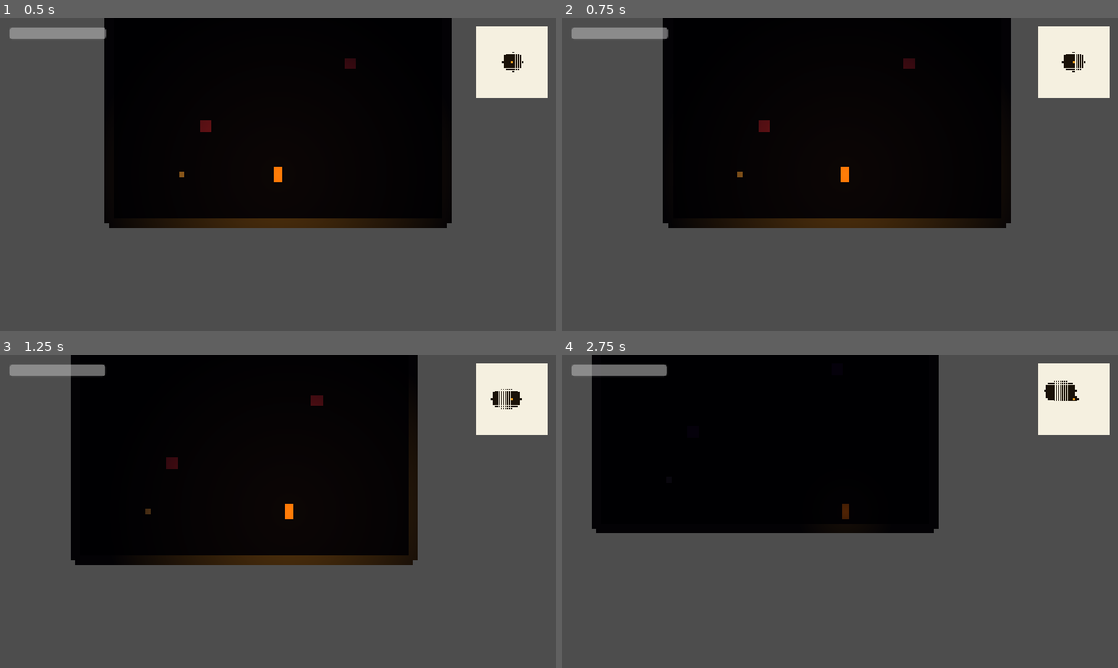
Above: before the commit, frames 1-4 (two rows, left to right).
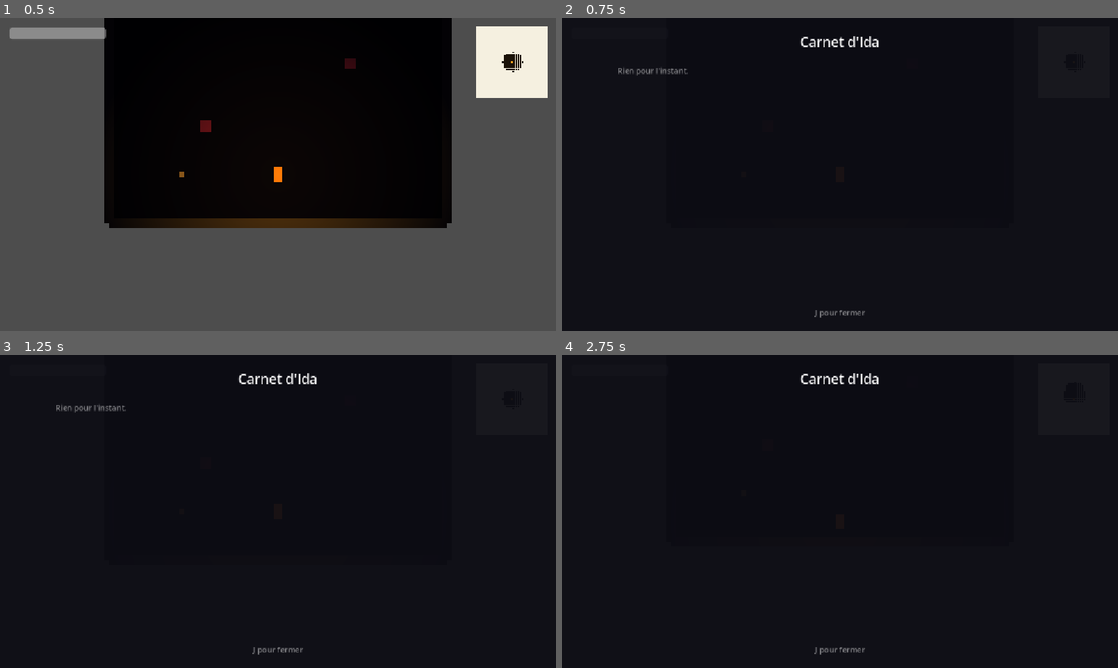
Above: after the commit, the same moments.

Repository: LancelotThore/merante
Game: Godot game, scene res://scenes/zones/port_exterieur.tscn
Same seed, same stepped clock (60 frames per second), same inputs: the game is played once before the commit and once after it.
Inputs:
- Up to frame 1 (0.5 s): no input
- Up to frame 2 (0.75 s): tap Enter (ui_accept) at 0.5 s; hold Right (ui_right) from 0.53 s (still down); hold J (open_notebook) from 0.53 s (still down)
- Up to frame 3 (1.25 s): keep holding Right (ui_right); keep holding J (open_notebook); tap Enter (ui_accept) at 0.77 s
- Up to frame 4 (2.75 s): release Right (ui_right) at 1.28 s; release J (open_notebook) at 1.28 s; hold Down (ui_down) 1.28-2.03 s; tap F (lamp_toggle) at 1.35 s; tap Enter (ui_accept) at 1.52 s; tap J (open_notebook) at 1.55 s; hold Right (ui_right) from 2.03 s (still down); hold J (open_notebook) from 2.03 s (still down)

Frame 1 is identical in both runs. In frame 2, 59% of the frame differs, in the area x 0-100%, y 0-100%; in frame 3, 60%; in frame 4, 65%.

Commit message:
Ajout du carnet d'Ida
Autoload Carnet (overlay + pause du jeu à l'ouverture, plutôt que le
changement de scène du handoff qui contredisait sa propre description).
Touche J gérée directement par l'autoload pour fonctionner même en pause.

Diff:
--- /dev/null
+++ b/autoloads/carnet.gd
@@ -0,0 +1,37 @@
+extends CanvasLayer
+
+@onready var fragment_list: VBoxContainer = $ScrollContainer/FragmentList
+
+func _ready() -> void:
+	process_mode = Node.PROCESS_MODE_ALWAYS
+	visible = false
+
+func toggle() -> void:
+	visible = not visible
+	get_tree().paused = visible
+	if visible:
+		_refresh()
+
+func _refresh() -> void:
+	for child in fragment_list.get_children():
+		child.queue_free()
+
+	for id in Narrative.fragments:
+		var frag: Dictionary = Narrative.fragments[id]
+		if not frag["found"]:
+			continue
+		var label := Label.new()
+		label.autowrap_mode = TextServer.AUTOWRAP_WORD
+		label.text = "%s\n« %s »" % [frag["text"], frag["ida_comment"]]
+		fragment_list.add_child(label)
+
+	if fragment_list.get_child_count() == 0:
+		var empty_label := Label.new()
+		empty_label.text = "Rien pour l'instant."
+		empty_label.modulate = Color(1, 1, 1, 0.5)
+		fragment_list.add_child(empty_label)
+
+func _unhandled_input(event: InputEvent) -> void:
+	if event.is_action_pressed("open_notebook"):
+		toggle()
+		get_viewport().set_input_as_handled()
--- /dev/null
+++ b/autoloads/carnet.tscn
@@ -0,0 +1,43 @@
+[gd_scene format=3 uid="uid://ccarnet0001"]
+
+[ext_resource type="Script" path="res://autoloads/carnet.gd" id="1_carnet"]
+
+[node name="Carnet" type="CanvasLayer"]
+layer = 20
+script = ExtResource("1_carnet")
+
+[node name="Background" type="ColorRect" parent="."]
+anchors_preset = 15
+anchor_right = 1.0
+anchor_bottom = 1.0
+grow_horizontal = 2
+grow_vertical = 2
+color = Color(0.05, 0.05, 0.08, 0.95)
+
+[node name="Title" type="Label" parent="."]
+anchor_right = 1.0
+offset_top = 30.0
+offset_bottom = 70.0
+theme_override_font_sizes/font_size = 28
+horizontal_alignment = 1
+text = "Carnet d'Ida"
+
+[node name="ScrollContainer" type="ScrollContainer" parent="."]
+anchor_left = 0.1
+anchor_top = 0.15
+anchor_right = 0.9
+anchor_bottom = 0.85
+
+[node name="FragmentList" type="VBoxContainer" parent="ScrollContainer"]
+size_flags_horizontal = 3
+theme_override_constants/separation = 24
+
+[node name="HintLabel" type="Label" parent="."]
+anchor_top = 1.0
+anchor_right = 1.0
+anchor_bottom = 1.0
+offset_top = -50.0
+offset_bottom = -20.0
+horizontal_alignment = 1
+modulate = Color(1, 1, 1, 0.5)
+text = "J pour fermer"
--- a/project.godot
+++ b/project.godot
@@ -20,6 +20,7 @@
 GameState="*res://autoloads/game_state.gd"
 MiniMap="*res://autoloads/mini_map.tscn"
 Narrative="*res://autoloads/narrative.gd"
+Carnet="*res://autoloads/carnet.tscn"
 
 [display]
 
--- a/scenes/ida/ida.gd
+++ b/scenes/ida/ida.gd
@@ -63,10 +63,8 @@
 func _input(event: InputEvent) -> void:
 	if event.is_action_pressed("lamp_toggle"):
 		toggle_lamp_mode()
-	if event.is_action_pressed("open_notebook"):
-		if ResourceLoader.exists("res://scenes/ui/carnet.tscn"):
-			get_tree().change_scene_to_file("res://scenes/ui/carnet.tscn")
 	# tool_use sera branché sur ToolSystem une fois l'autoload créé (outils)
+	# open_notebook est géré directement par l'autoload Carnet (fonctionne même en pause)
 
 	# DEBUG : réarme la plongée manuellement, en attendant la vraie remontée à la surface
 	if event is InputEventKey and event.pressed and not event.echo and event.keycode == KEY_R:
Not shown, added: autoloads/carnet.gd.uid
Not shown, changed: .gitignore
